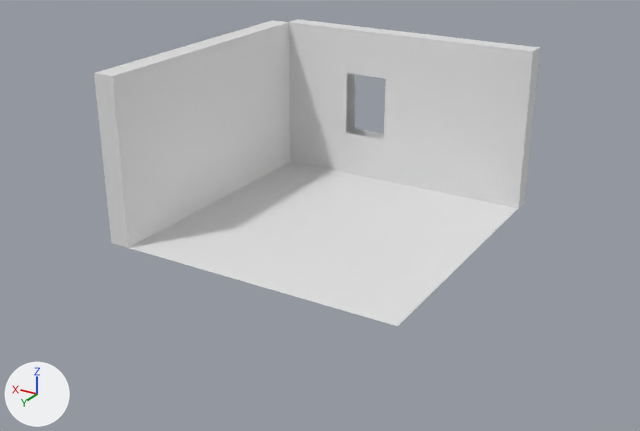
What one commit did to the Blender file Assets/Mesh/Stage.blend.
One viewpoint serves both versions: a 50 mm camera at (-54.7, 93.6, 52.6) aimed at (2.7, -2.0, 4.8). The axes (+X, +Y, +Z) are drawn at lower left. The lights are the same throughout.

Script lines for the objects in view, before the commit:
```python
me_cube = bpy.data.meshes.new('Cube')
me_cube.from_pydata(...)  # a box spanning x -1.0..1.0, y -1.0..1.0, z -1.0..1.0
me_cube.materials.append(mat_trans)  # white #e7e7e7
me_plane = bpy.data.meshes.new('Plane')
me_plane.from_pydata(...)  # 20 vertices, 13 faces; spans x -20.7..23.9, y -23.6..20.7, z 0.0..24.2
me_plane.materials.append(mat_atlas)  # its picture is missing
# before: 0 (-20.7, 20.7, 0.0), 1 (-20.7, -20.7, 0.0), 2 (-20.7, -23.6, 24.2), 3 (20.7, 20.7, 0.0), 4 (20.7, -20.7, 0.0)
# before: 5 (-20.7, -20.7, 0.0), 7 (-20.7, -20.7, 24.2), 10 (-20.7, -23.6, 0.0), 13 (20.7, 20.7, 0.0), 15 (20.7, 20.7, 24.2)
# before: 17 (23.9, 20.7, 0.0), 18 (23.9, 20.7, 24.2)
me_plane_002 = bpy.data.meshes.new('Plane.002')
me_plane_002.from_pydata([(20.7, -20.7, 2.8), (20.7, 20.7, 2.8), (-20.7, -20.7, 2.8), (-20.7, -20.0, 2.2), (19.9, -20.0, 2.2), (19.9, -20.0, 0.1), (19.9, 20.7, 0.1), (19.9, 20.7, 2.2), (-20.7, -20.0, 0.1)], [], [(0, 1, 7, 4), (6, 5, 4, 7), (5, 8, 3, 4), (2, 0, 4, 3)])
ob_cube = bpy.data.objects.new('Cube', me_cube)
ob_cube.location = (10.6, -29.6, 12.1)
ob_cube.scale = (3.5, 3.5, 5.04)
ob_plane = bpy.data.objects.new('Plane', me_plane)
ob_plane.location = (4.5, -8.9, 0.0)
_m = ob_plane.modifiers.new('Boolean', 'BOOLEAN')
_m.object = ob_cube
ob_plane_002 = bpy.data.objects.new('Plane.002', me_plane_002)
ob_plane_002.location = (4.5, -8.9, 0.0)
ob_plane_002.hide_set(True)
```
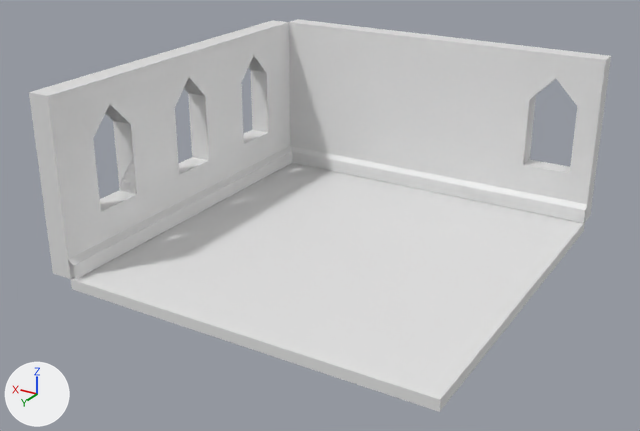
Pixel boxes (x1, y1, x2, y2) of what changed, in the pictures (640 x 431 px):
'Plane', reshaped (30% wider, 28% taller)
    before: (94, 19, 540, 326)
    after: (29, 19, 611, 412)
'Cube', reshaped, moved, rescaled (276% wider, 122% taller)
    before: (336, 73, 386, 145)
    after: (93, 55, 284, 216)
'Plane.002', shown
    after: (68, 146, 587, 280)
'Cube.001', now drawn
    after: (519, 79, 577, 177)
part 2 of me_cube, built on
    before: (336, 73, 386, 145)
    after: (93, 55, 577, 216)

What the commit changed:
me_plane has 20 vertices, 13 faces and spans x -20.7..23.9, y -23.6..20.7, z 0.0..24.2.
me_plane is used by ob_plane; location (4.5, -8.9, 0.0).
Verts and faces of me_plane; kept vertices keep their numbers, new ones are numbered from 20.
Part 1, on me_plane:
Faces deleted: (0, 1, 4, 3).
Vertices 1, 2, 5, 7, 10 move by (-10.2, 0.0, 0.0).
Vertices 3, 13, 15, 17, 18 move by (0.0, 10.9, 0.0).
Vertex 0 moves to (-30.9, 31.6, 0.0).
New vertices 20 to 23 stand at vertices 0, 1, 3, 4, in that order, plus (0.0, 0.0, -1.5).
New faces: (0, 3, 4, 1), (20, 21, 23, 22), (0, 1, 21, 20), (1, 4, 23, 21), (0, 20, 22, 3), (3, 22, 23, 4).
me_cube is used by ob_cube; location (10.6, -29.6, 12.1); scale (3.5, 3.5, 5.04).
me_cube had 8 vertices, 6 faces and spanned x -1.0..1.0, y -1.0..1.0, z -1.0..1.0.
me_cube now has 12 vertices, 10 faces and spans x -3.5..3.5, y -3.5..3.5, z -5.04..8.67.
me_cube part 2: the whole mesh is rebuilt.
Object 'Plane.002' (ob_plane_002) is now shown.
Object 'Cube' (ob_cube) is rescaled from (3.5, 3.5, 5.04) to (1.0, 1.0, 1.0).
Object 'Cube' (ob_cube) moves from (10.6, -29.6, 12.1) to (25.6, 12.7, 12.1).
